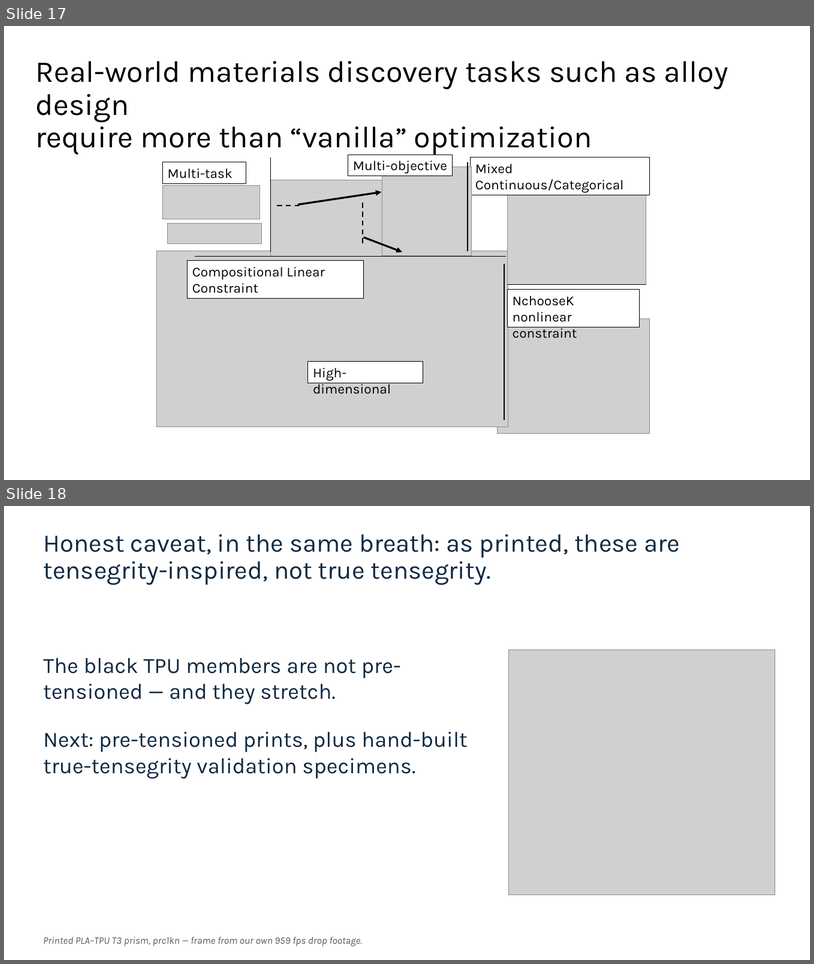
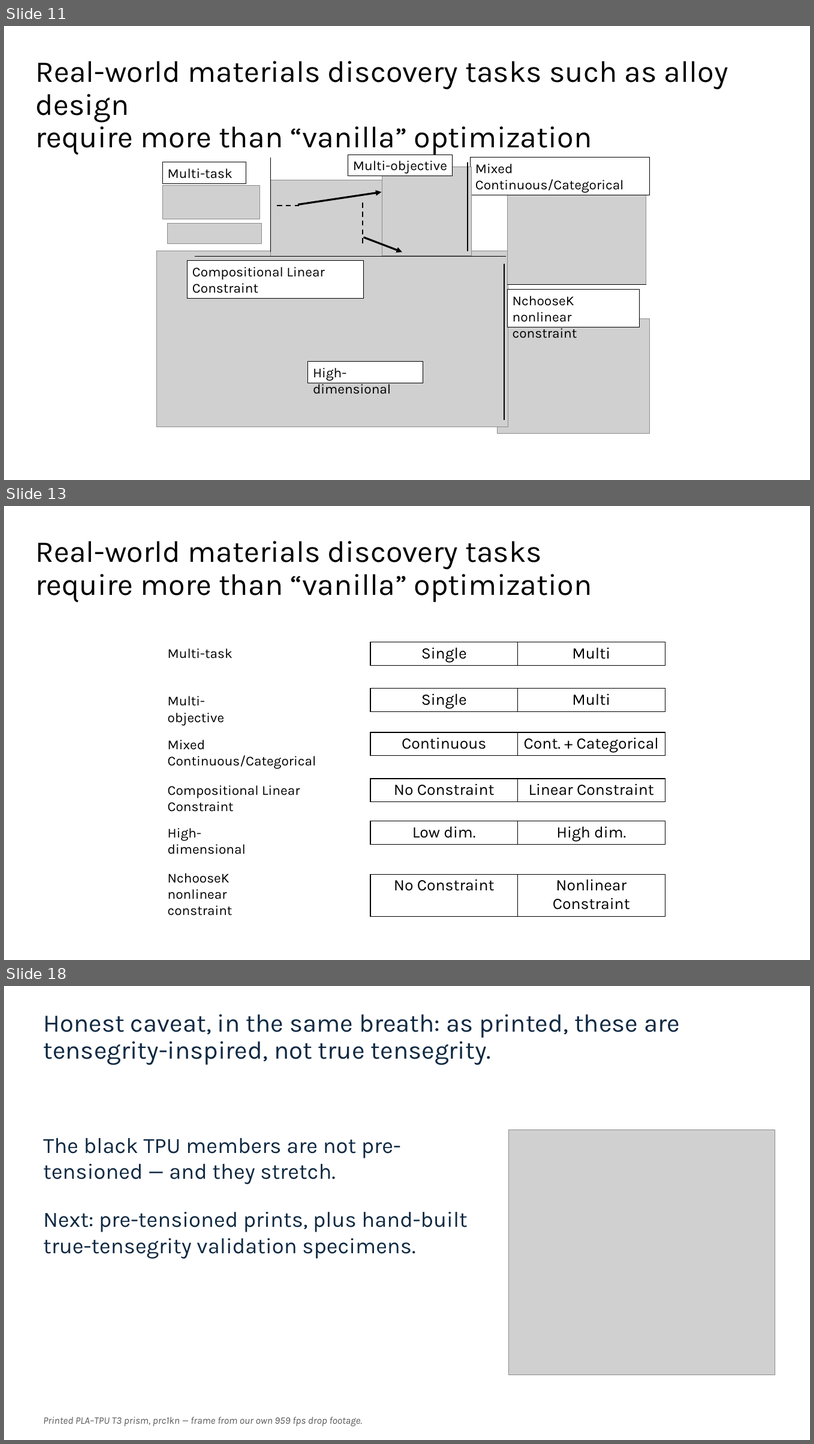
Before and after one commit to vertical-cloud-lab/tensegrity-optimization, a slide deck: presentation/Slide Decks/IDETC Supplement Slides (BO block + gap + video + accel).pptx. Shown one above the other, each under a label of ours: slides 17 and 18 before the commit, slides 11, 13 and 18 after it; the slides between them are not shown. The pictures are 814x964 and 814x1444 pixels, drawn with LibreOffice and Linux fonts; fonts in the diff are those of the drawing; grey boxes stand for pictures. Boxes give left, top, right and bottom in pixels: in the first picture for what was removed or moved away, otherwise in the second. Text is boxed around its words. In the diff, an @@ line names an element or a change of style, - is before the commit and + after.

```diff
--- a/presentation/Slide Decks/IDETC Supplement Slides (BO block + gap + video + accel).pptx
+++ b/presentation/Slide Decks/IDETC Supplement Slides (BO block + gap + video + accel).pptx
@@ slide 13 added at [4,506,810,960], background #FFFFFF @@
@@ title added at [35,541,593,602], 36 pt, text #000000 @@
+Real-world materials discovery tasks
+require more than “vanilla” optimization
@@ text added at [168,648,233,658], 16.1 pt, text #000000 @@
+Multi-task
@@ table added at [371,642,666,665], 1 rows, 2 columns @@
+Single | Multi
@@ text added at [168,696,225,726], 16.1 pt, text #000000 @@
+Multi-objective
@@ table added at [371,688,666,711], 1 rows, 2 columns @@
+Single | Multi
@@ text added at [168,739,317,769], 16.1 pt, text #000000 @@
+Mixed Continuous/Categorical
@@ table added at [371,732,666,755], 1 rows, 2 columns @@
+Continuous | Cont. + Categorical
@@ text added at [168,785,300,811], 16.1 pt, text #000000 @@
+Compositional Linear Constraint
@@ table added at [371,778,666,801], 1 rows, 2 columns @@
+No Constraint | Linear Constraint
@@ text added at [168,828,246,854], 16.1 pt, text #000000 @@
+High-dimensional
@@ table added at [371,820,666,844], 1 rows, 2 columns @@
+Low dim. | High dim.
@@ text added at [168,873,233,915], 16.1 pt, text #000000 @@
+NchooseK
+nonlinear constraint
@@ table added at [371,874,666,916], 1 rows, 2 columns @@
+No Constraint | Nonlinear Constraint
@@ what was slide 17 is now slide 11 @@
```
Also in this commit, not shown: 5 other slides added, 6 slides removed, 12 other files.
